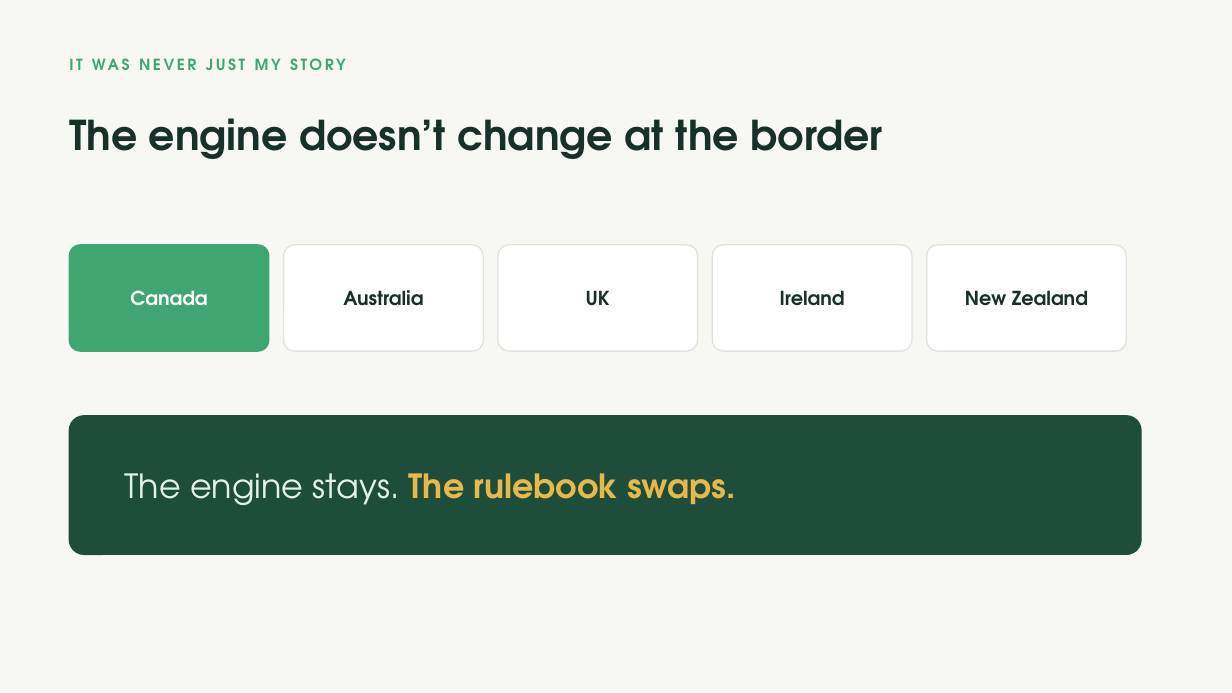
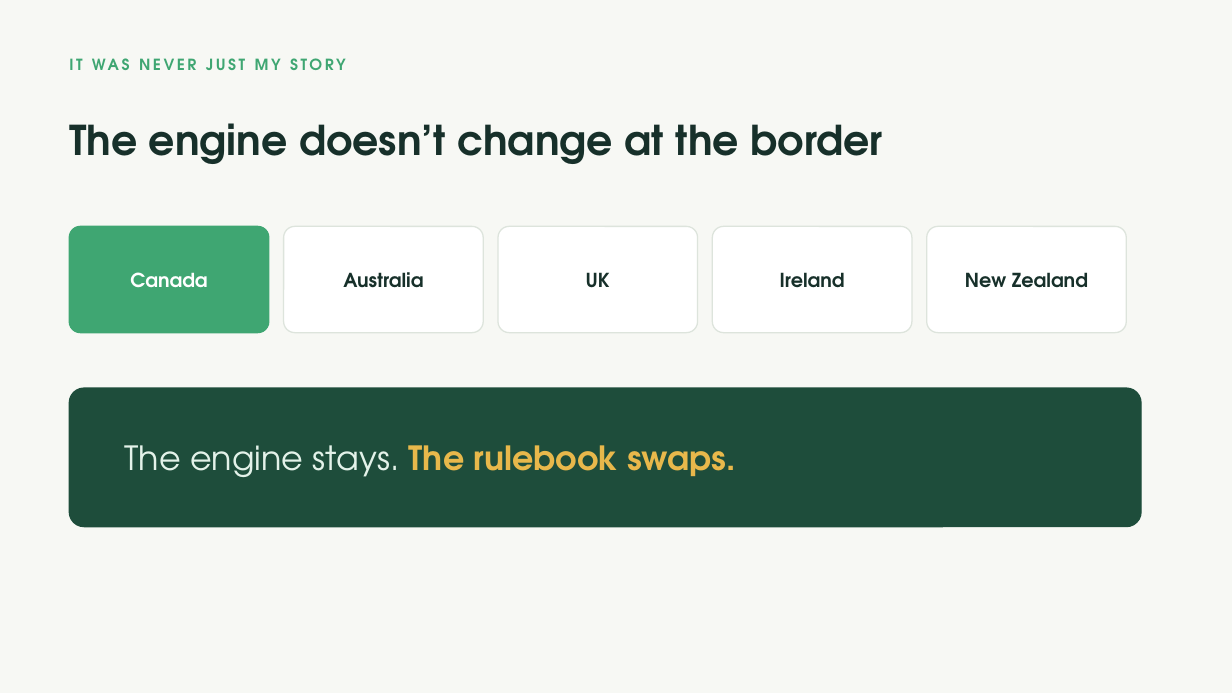
Before and after one commit to jasonmwong603/Claude-Code, a slide deck: slide 7 of apps/keydate/pitch/KeyDate-JCI-Edmonton-CenturyGothic.pptx. Drawn at 1232x693 pixels with LibreOffice and Linux fonts; fonts in the diff are those of the drawing. Boxes give left, top, right and bottom in pixels: in the first picture for what was removed or moved away, otherwise in the second. Text is boxed around its words. In the diff, an @@ line names an element or a change of style, - is before the commit and + after.

```diff
--- a/apps/keydate/pitch/KeyDate-JCI-Edmonton-CenturyGothic.pptx
+++ b/apps/keydate/pitch/KeyDate-JCI-Edmonton-CenturyGothic.pptx
@@ text "The engine doesn’t change at ..." moved from (x1=69, y1=118, x2=883, y2=159) to (x1=69, y1=123, x2=883, y2=164) @@
@@ 5 texts, 5 rounded rectangles moved together from (x1=69, y1=245, x2=1127, y2=351) to (x1=69, y1=226, x2=1127, y2=333) @@
@@ rounded rectangle moved from (x1=69, y1=416, x2=1141, y2=555) to (x1=69, y1=388, x2=1141, y2=527) @@
@@ text "The engine stays. The rulebook ..." moved from (x1=125, y1=473, x2=736, y2=505) to (x1=125, y1=445, x2=736, y2=477) @@
```
Also in this commit, not shown: 9 other slides changed, 5 other files.
